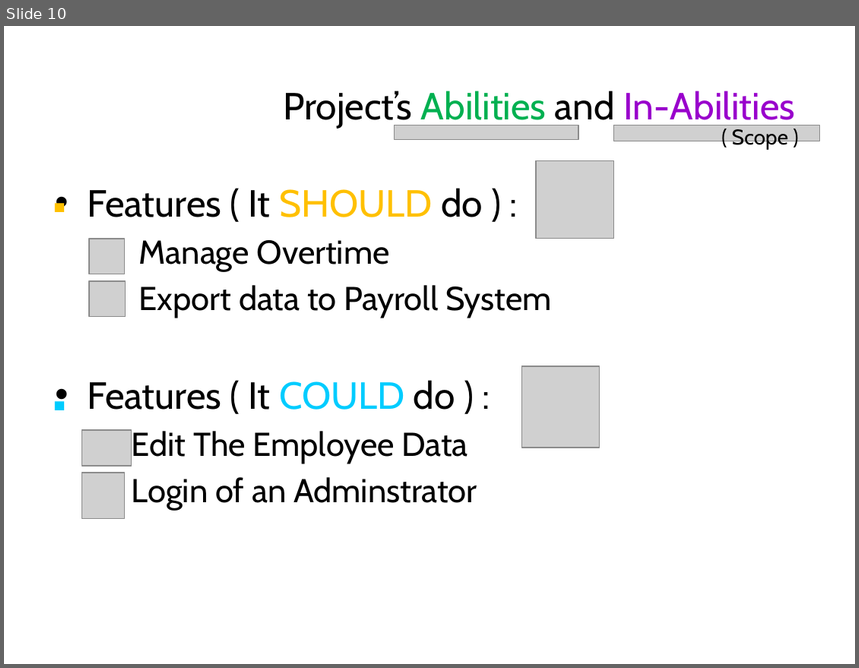
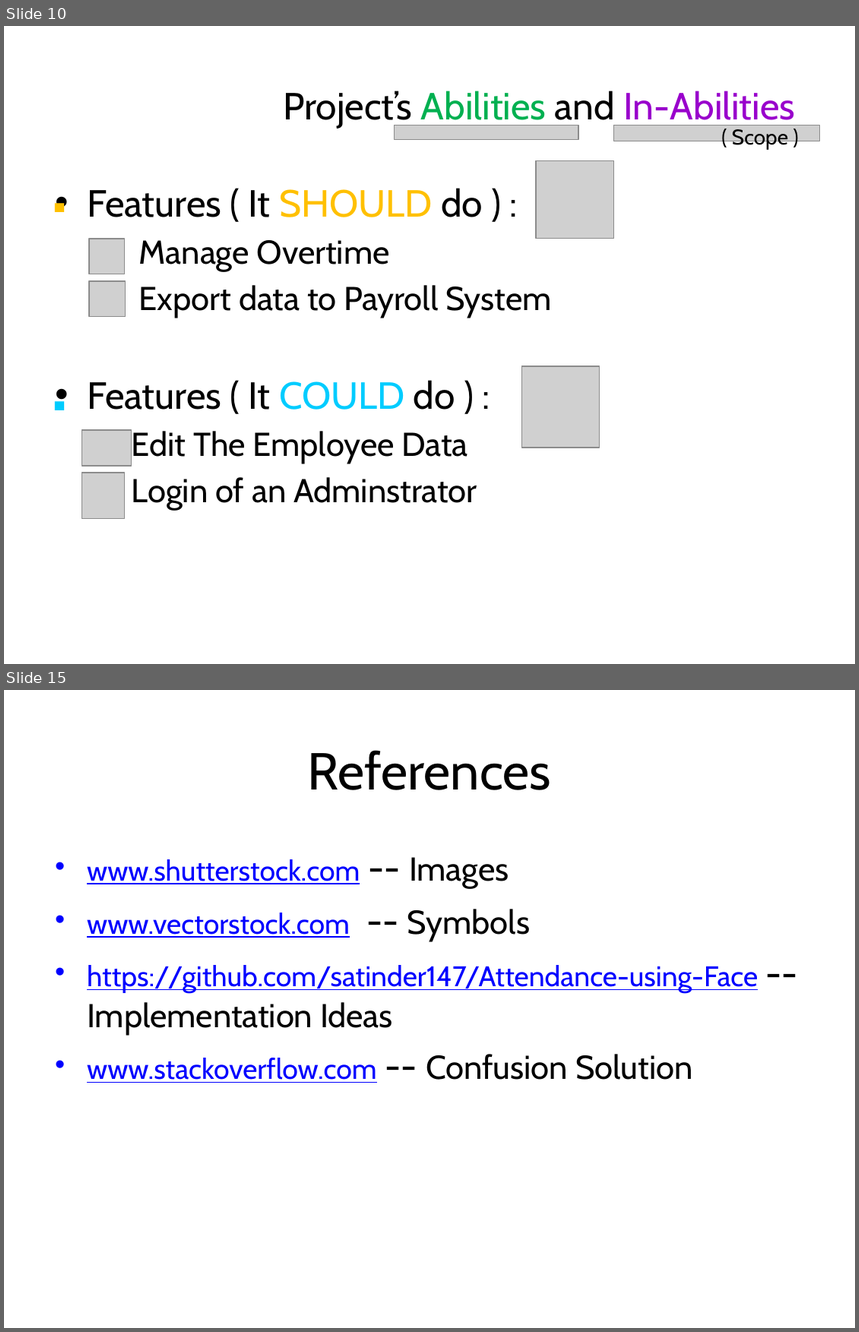
Before and after one commit to AayushShah25/Attendence-By-AI-With-Databse, a slide deck: Automated Attendance System – By AI.pptx. Shown one above the other, each under a label of ours: slide 10 before the commit, slides 10 and 15 after it; the slides between them are not shown. The pictures are 859x668 and 859x1332 pixels, drawn with LibreOffice and Linux fonts; fonts in the diff are those of the drawing; grey boxes stand for pictures. Boxes give left, top, right and bottom in pixels: in the first picture for what was removed or moved away, otherwise in the second. Text is boxed around its words. In the diff, an @@ line names an element or a change of style, - is before the commit and + after.

```diff
--- a/Automated Attendance System – By AI.pptx
+++ b/Automated Attendance System – By AI.pptx
@@ slide 15 added at (x1=4, y1=690, x2=855, y2=1328), background #FFFFFF @@
@@ title added at (x1=308, y1=750, x2=551, y2=790), 44 pt, text #000000 @@
+References
@@ text added at (x1=87, y1=857, x2=758, y2=1083), 24 pt, text #0000FF, underline @@
+• www.shutterstock.com -- Images
+• www.vectorstock.com -- Symbols
+• https://github.com/satinder147/Attendance-using-Face -- Implementation Ideas
+• www.stackoverflow.com -- Confusion Solution
```
Also in this commit, not shown: 4 slides changed, 2 other slides added, 1 slide removed.
